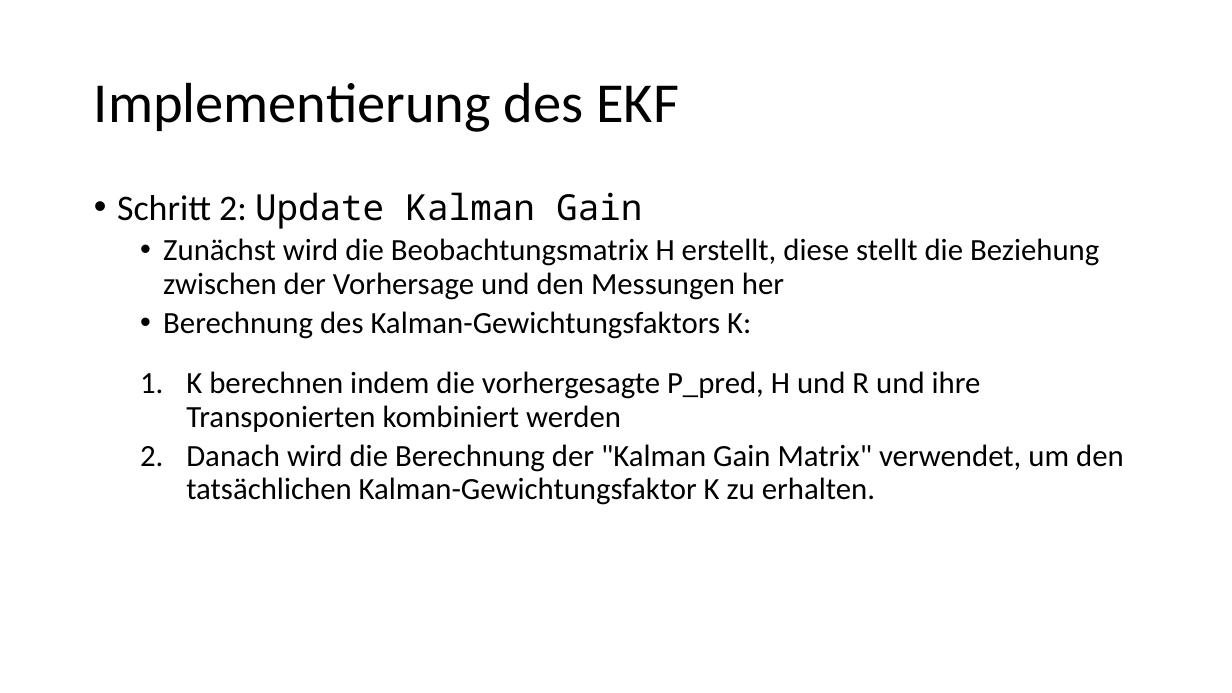
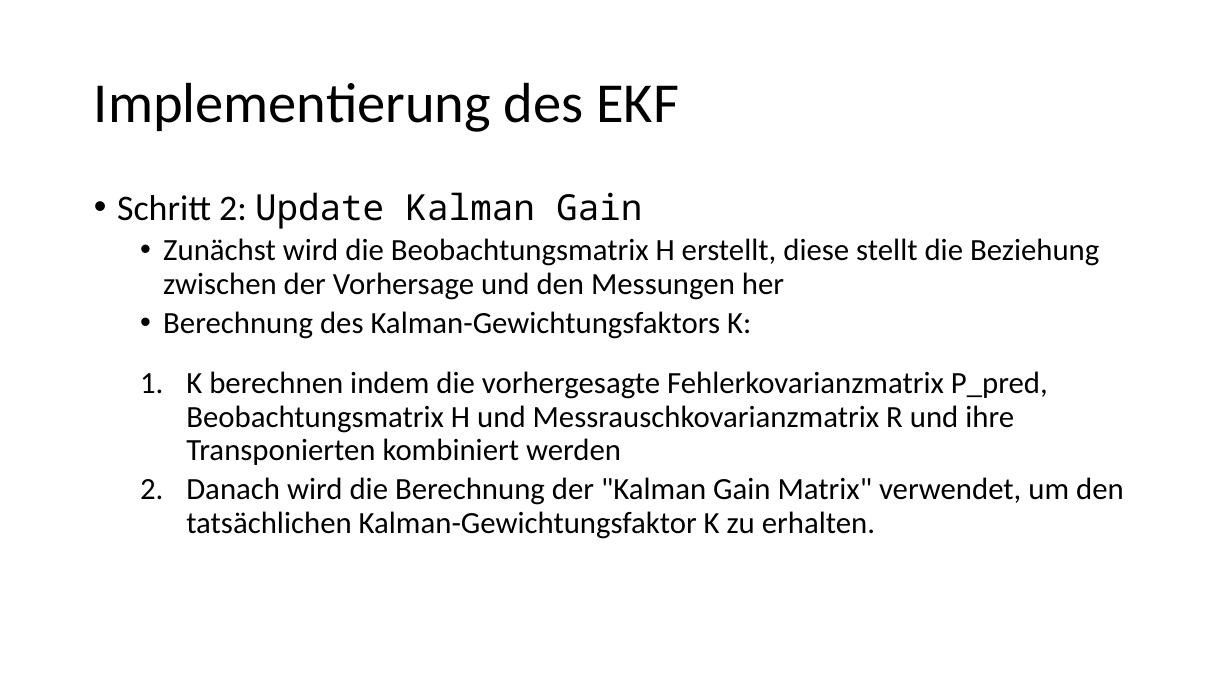
Before and after one commit to MrxPoopybutthole/situation, a slide deck: slide 9 of präsentation.pptx. Drawn at 1232x693 pixels with LibreOffice and Linux fonts; fonts in the diff are those of the drawing. Boxes give left, top, right and bottom in pixels: in the first picture for what was removed or moved away, otherwise in the second. Text is boxed around its words. In the diff, an @@ line names an element or a change of style, - is before the commit and + after.

Commit message:
new

```diff
--- a/präsentation.pptx
+++ b/präsentation.pptx
@@ text at [186,371,1048,465]: text changed @@
-  1. K berechnen indem die vorhergesagte P_pred, H und R und ihre Transponierten kombiniert werden
+  1. K berechnen indem die vorhergesagte Fehlerkovarianzmatrix P_pred, Beobachtungsmatrix H und Messrauschkovarianzmatrix R und ihre Transponierten kombiniert werden
```
